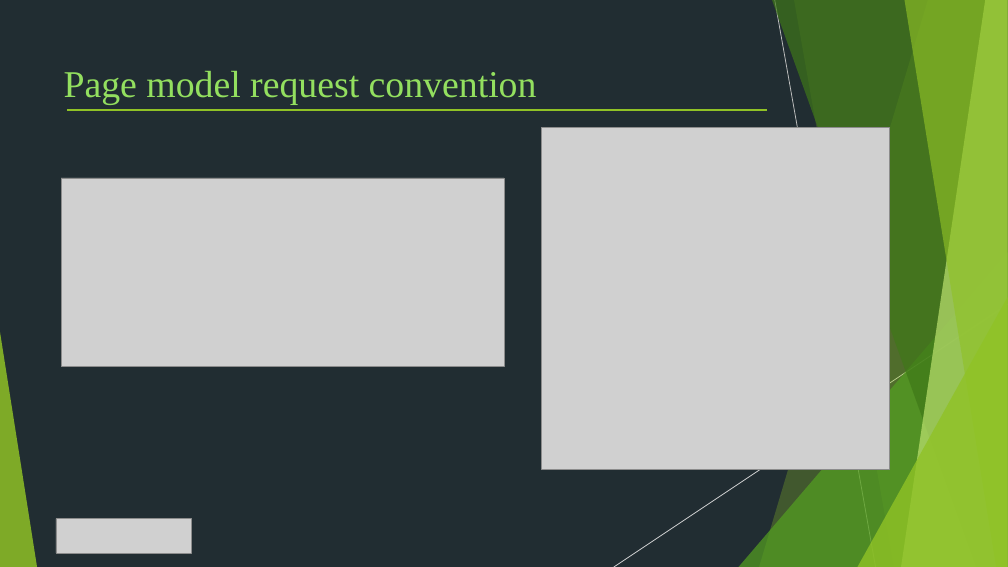
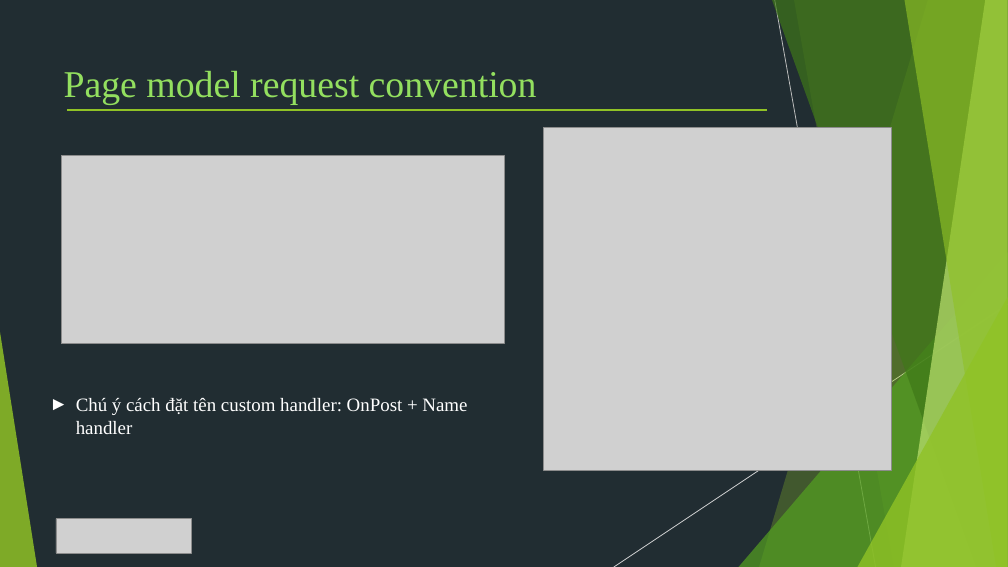
Before and after one commit to TechMarDay/RazorPage, a slide deck: slide 9 of Razor pages.pptx (slide 10 before the commit). Drawn at 1008x567 pixels with LibreOffice and Linux fonts; fonts in the diff are those of the drawing; grey boxes stand for pictures. Boxes give left, top, right and bottom in pixels: in the first picture for what was removed or moved away, otherwise in the second. Text is boxed around its words. In the diff, an @@ line names an element or a change of style, - is before the commit and + after.

```diff
--- a/Razor pages.pptx
+++ b/Razor pages.pptx
@@ picture: place and size @@
-picture at box(61, 178, 504, 366)
+picture at box(61, 155, 504, 343)
@@ text added at box(76, 398, 467, 434), 18 pt, text #FFFFFF @@
+► Chú ý cách đặt tên custom handler: OnPost + Name handler
```
Also in this commit, not shown: 5 other slides changed, 3 slides added, 2 slides removed.
